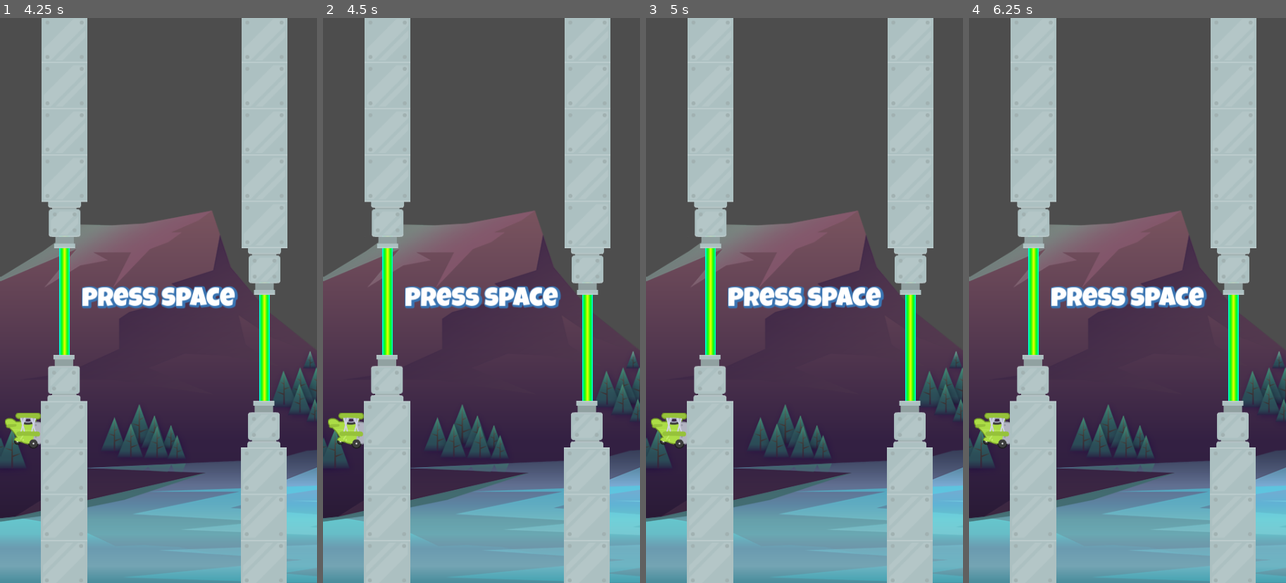
Above: before the commit, frames 1-4 (left to right).
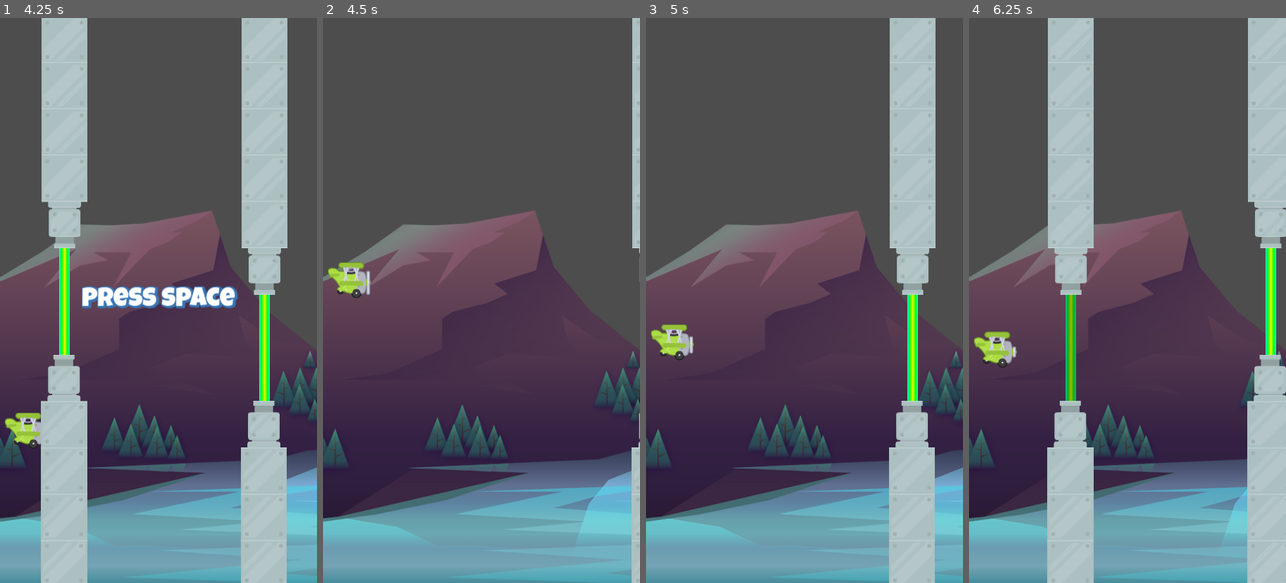
Above: after the commit, the same moments.

Repository: Danielle-Luz/Plane-game
Game: Godot game, scene res://scenes/game/game.tscn
Two runs of this game, one before a commit and one after it. Both use one fixed random seed, a clock stepped at 60 frames per second and the inputs below.
Inputs:
- Up to frame 1 (4.25 s): tap Enter (ui_accept) at 0.5, 0.6, 0.77, 1.07, 1.35, 1.52, 1.82, 2.1, 2.75, 2.85, 3.02, 3.32, 3.5, 3.6, 3.77, 4.07 s; hold Up (ui_up) 0.53-2.03 s; hold Up (ui_up) from 2.78 s (still down)
- Up to frame 2 (4.5 s): tap Space at 4.25 s; release Up (ui_up) at 4.28 s; tap Enter (ui_accept) at 4.35 s
- Up to frame 3 (5 s): tap Enter (ui_accept) at 4.52, 4.82 s
- Up to frame 4 (6.25 s): tap Space at 5, 5.75 s; hold Up (ui_up) 5.03-5.78 s; tap Enter (ui_accept) at 5.1, 5.85, 6.02 s

Frame 1 is identical in both runs. In frame 2, 28% of the frame differs, in the area x 1-100%, y 0-100%; in frame 3, 16%; in frame 4, 41%.

Commit message:
feat: add navigate to main screen action and modify go to game screen action

Diff:
--- a/autoload/game_autoload.gd
+++ b/autoload/game_autoload.gd
@@ -2,10 +2,10 @@
 
 const SCROLL_SPEED: float = 200.0
 const GAME_SCENE: PackedScene = preload("res://scenes/game/game.tscn")
+const MAIN_SCENE = preload("res://scenes/main/main.tscn")
 
-func change_scene() -> void:
-	var rendered_scene = self.get_tree().current_scene
-	var game_scene = self.GAME_SCENE.instantiate()
+func go_to_game_scene() -> void:
+	self.get_tree().change_scene_to_packed(self.GAME_SCENE)
 
-	if(rendered_scene != game_scene):
-		self.get_tree().change_scene_to_packed(self.GAME_SCENE)
+func go_to_main_scene() -> void:
+	self.get_tree().change_scene_to_packed(MAIN_SCENE)
--- /dev/null
+++ b/scenes/game over/game_over.gd
@@ -0,0 +1,10 @@
+extends Control
+
+@onready var press_space_label: Label = $PressSpaceLabel
+
+func _process(delta: float) -> void:
+	var was_space_pressed: bool = Input.is_action_just_pressed("ui_accept")
+	var is_space_label_visible = press_space_label.visible
+
+	if(was_space_pressed && is_space_label_visible):
+		GameAutoload.go_to_main_scene()
--- a/scenes/game over/game_over.tscn
+++ b/scenes/game over/game_over.tscn
@@ -1,5 +1,6 @@
-[gd_scene load_steps=8 format=3 uid="uid://b7g2obnvr3rkp"]
+[gd_scene load_steps=9 format=3 uid="uid://b7g2obnvr3rkp"]
 
+[ext_resource type="Script" path="res://scenes/game over/game_over.gd" id="1_cppim"]
 [ext_resource type="FontFile" uid="uid://m23x42o1kn10" path="res://assets/fonts/LuckiestGuy-Regular.ttf" id="1_h6wjw"]
 [ext_resource type="LabelSettings" uid="uid://bnajqbpgiq5oq" path="res://scenes/texts/title_white.tres" id="2_1q35f"]
 [ext_resource type="AudioStream" uid="uid://braqf2h5gdkqi" path="res://assets/audio/game_over.wav" id="3_8taho"]
@@ -79,6 +80,7 @@
 anchor_bottom = 1.0
 grow_horizontal = 2
 grow_vertical = 2
+script = ExtResource("1_cppim")
 
 [node name="GameOverLabel" type="Label" parent="."]
 layout_mode = 1
--- a/scenes/main/main.gd
+++ b/scenes/main/main.gd
@@ -9,4 +9,4 @@
 func _process(delta: float) -> void:
 	var was_space_pressed: bool = Input.is_action_just_pressed("ui_accept")
 	if(was_space_pressed):
-		GameAutoload.change_scene()
+		GameAutoload.go_to_game_scene()
